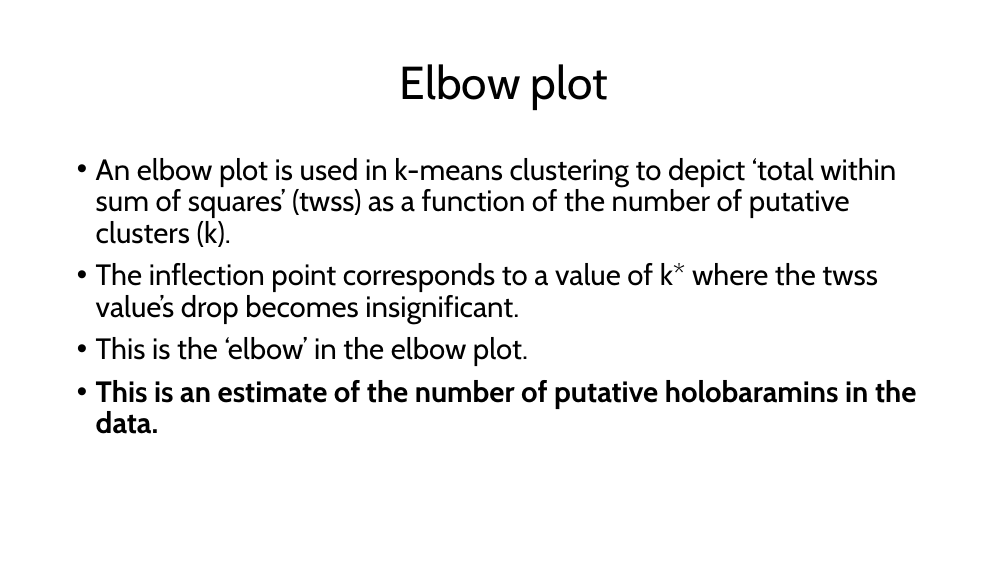
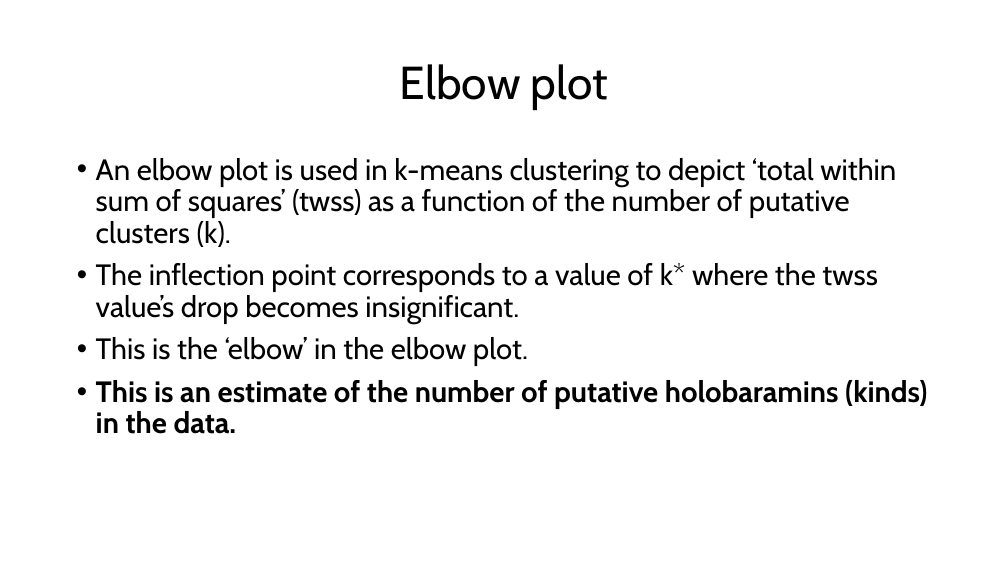
Before and after one commit to csmatyi/crs2025, a slide deck: slide 38 of CRS2025_R_workshop.pptx. Drawn at 1008x567 pixels with LibreOffice and Linux fonts; fonts in the diff are those of the drawing. Boxes give left, top, right and bottom in pixels: in the first picture for what was removed or moved away, otherwise in the second. Text is boxed around its words. In the diff, an @@ line names an element or a change of style, - is before the commit and + after.

```diff
--- a/CRS2025_R_workshop.pptx
+++ b/CRS2025_R_workshop.pptx
@@ text at <box>96,380,927,434</box>: text changed @@
-• This is an estimate of the number of putative holobaramins in the data.
+• This is an estimate of the number of putative holobaramins (kinds) in the data.
```
Also in this commit, not shown: 2 other files.
